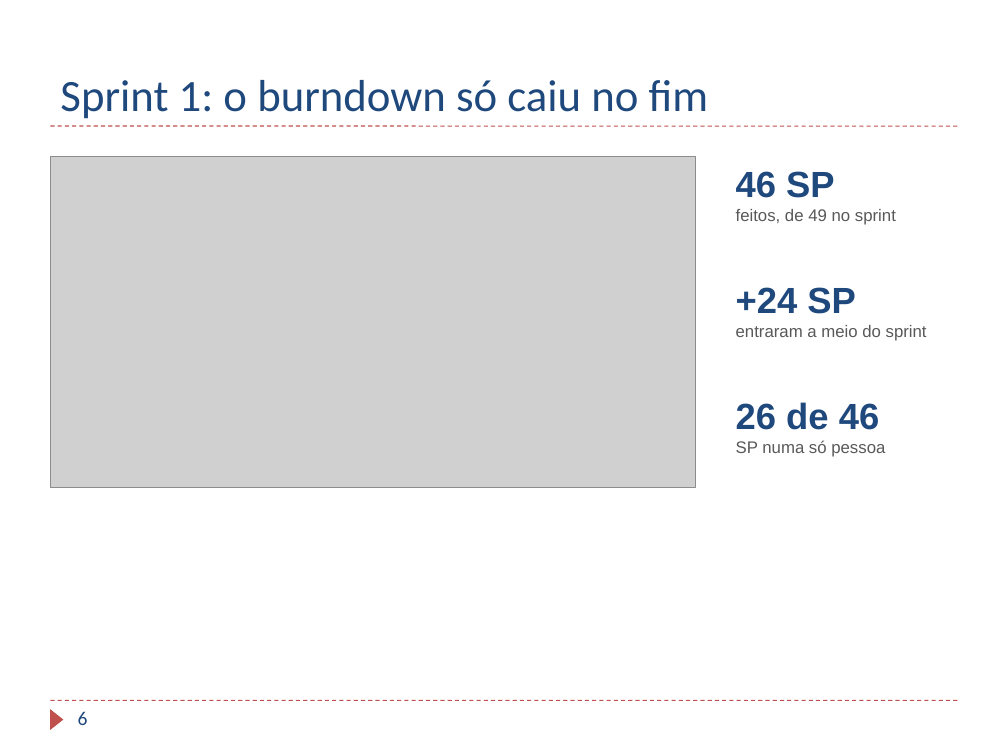
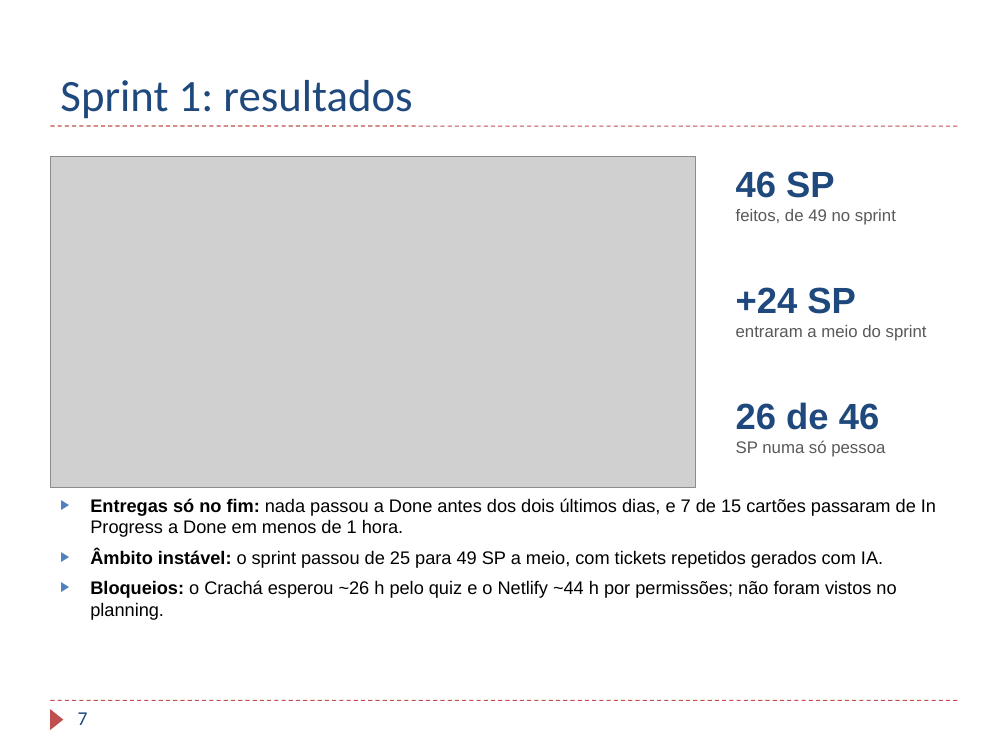
Before and after one commit to TaniaBmGuedes/MDS-TP4, a slide deck: slide 7 of entrega/07_Apresentacao_Final.pptx (slide 6 before the commit). Drawn at 1008x756 pixels with LibreOffice and Linux fonts; fonts in the diff are those of the drawing; grey boxes stand for pictures; background and template pictures are left out. Boxes give left, top, right and bottom in pixels: in the first picture for what was removed or moved away, otherwise in the second. Text is boxed around its words. In the diff, an @@ line names an element or a change of style, - is before the commit and + after.

```diff
--- a/entrega/07_Apresentacao_Final.pptx
+++ b/entrega/07_Apresentacao_Final.pptx
@@ title at [60, 80, 412, 119]: text changed @@
-Sprint 1: o burndown só caiu no fim
+Sprint 1: resultados
@@ text added at [90, 498, 936, 620], 13 pt, text #000000 @@
+▶ Entregas só no fim: nada passou a Done antes dos dois últimos dias, e 7 de 15 cartões passaram de In Progress a Done em menos de 1 hora.
+▶ Âmbito instável: o sprint passou de 25 para 49 SP a meio, com tickets repetidos gerados com IA.
+▶ Bloqueios: o Crachá esperou ~26 h pelo quiz e o Netlify ~44 h por permissões; não foram vistos no planning.
@@ page number at [78, 712, 88, 725]: text changed @@
-6
+7
```
Also in this commit, not shown: 4 other slides changed, 5 slides added, 4 slides removed.
